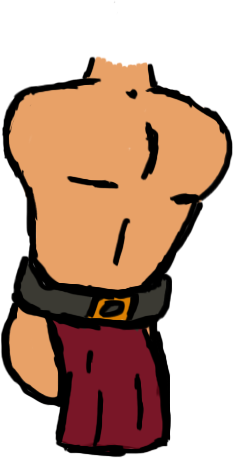
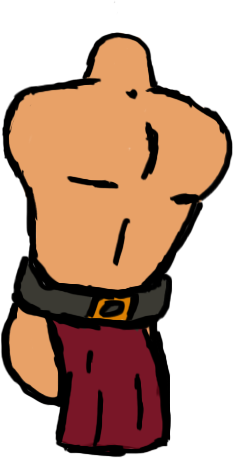
Layers edited between the first and the second 233px x 458px image:
painted on "Layer 1" over [left=84, top=32, right=153, bottom=78]
painted on "Layer 2" over [left=87, top=32, right=153, bottom=78]
